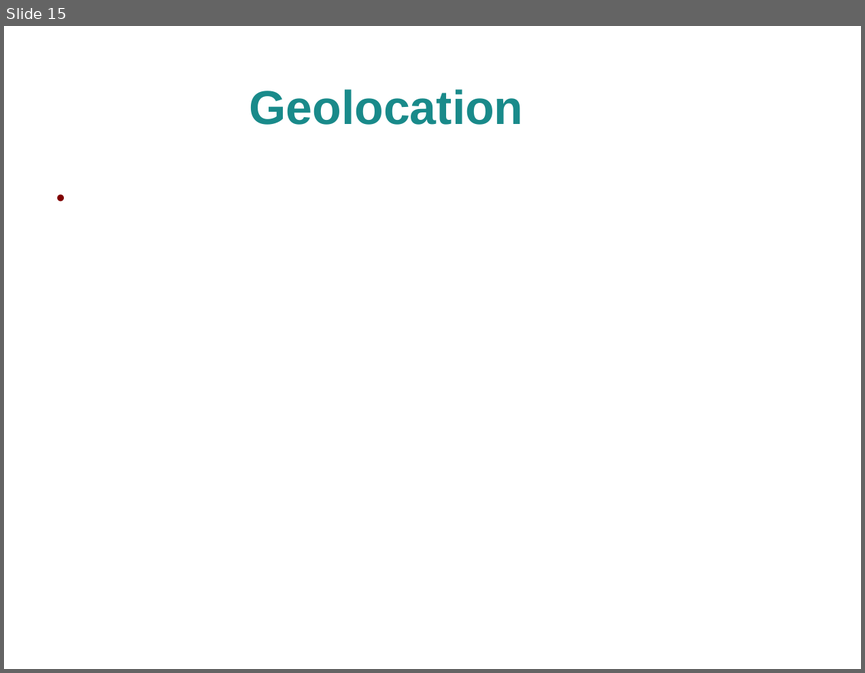
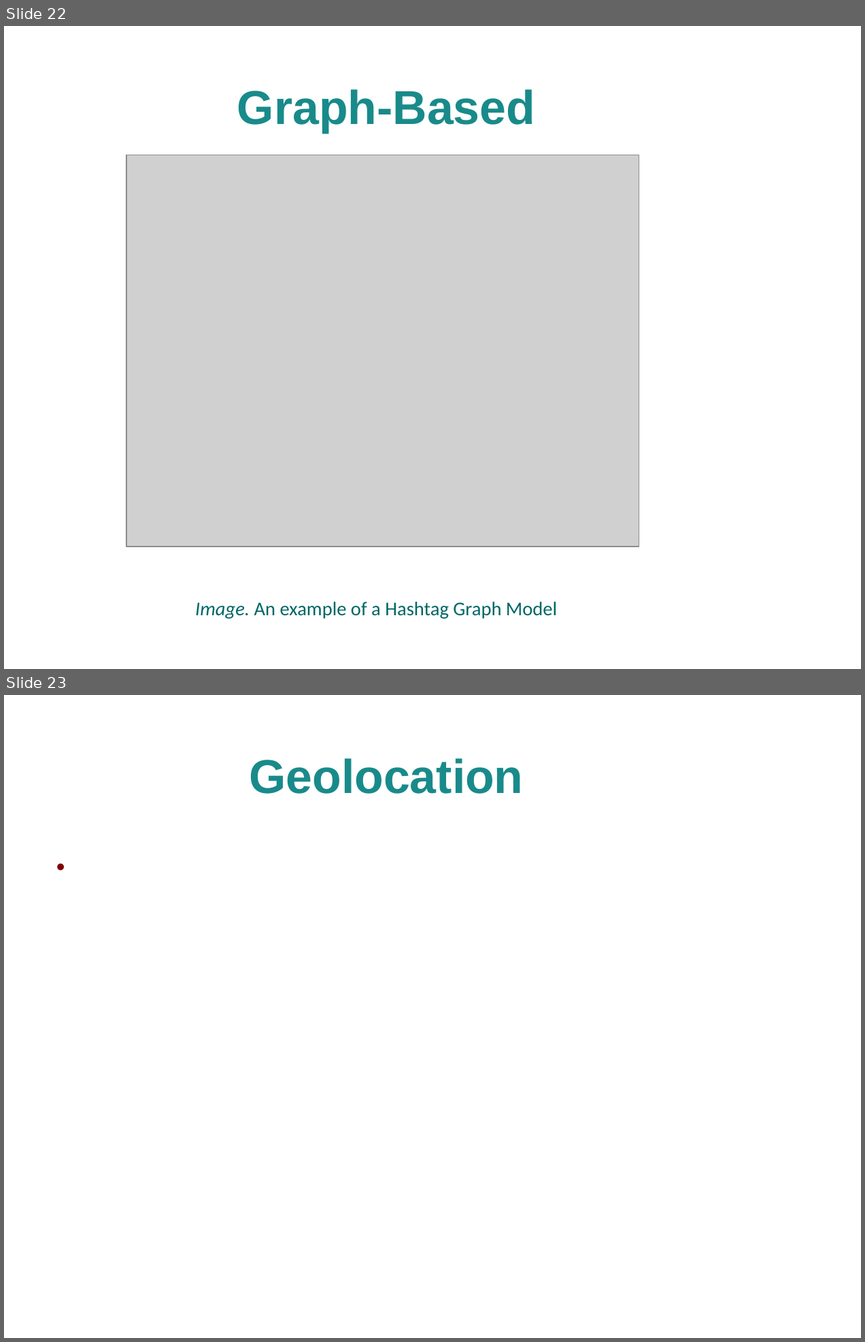
Before and after one commit to alextsil/twitter-topic-detection-and-analysis, a slide deck: parousiasi/presentation.odp. Shown one above the other, each under a label of ours: slide 15 before the commit, slides 22 and 23 after it. The pictures are 865x673 and 865x1342 pixels, drawn with LibreOffice and Linux fonts; fonts in the diff are those of the drawing; grey boxes stand for pictures; background and template pictures are left out. Boxes give left, top, right and bottom in pixels: in the first picture for what was removed or moved away, otherwise in the second. Text is boxed around its words. In the diff, an @@ line names an element or a change of style, - is before the commit and + after.

```diff
--- a/parousiasi/presentation.odp
+++ b/parousiasi/presentation.odp
@@ slide 22 added at box(4, 26, 861, 669), background picture (left out) @@
@@ title added at box(237, 89, 535, 133), 44 pt, text #198A8A, bold @@
+Graph-Based
@@ picture added at box(126, 155, 638, 546) @@
@@ text added at box(195, 601, 557, 618), 18 pt, text #006666 @@
+Image. An example of a Hashtag Graph Model
@@ what was slide 15 is now slide 23 @@
```
Also in this commit, not shown: 1 slide changed, 12 other slides added, 5 slides removed.
